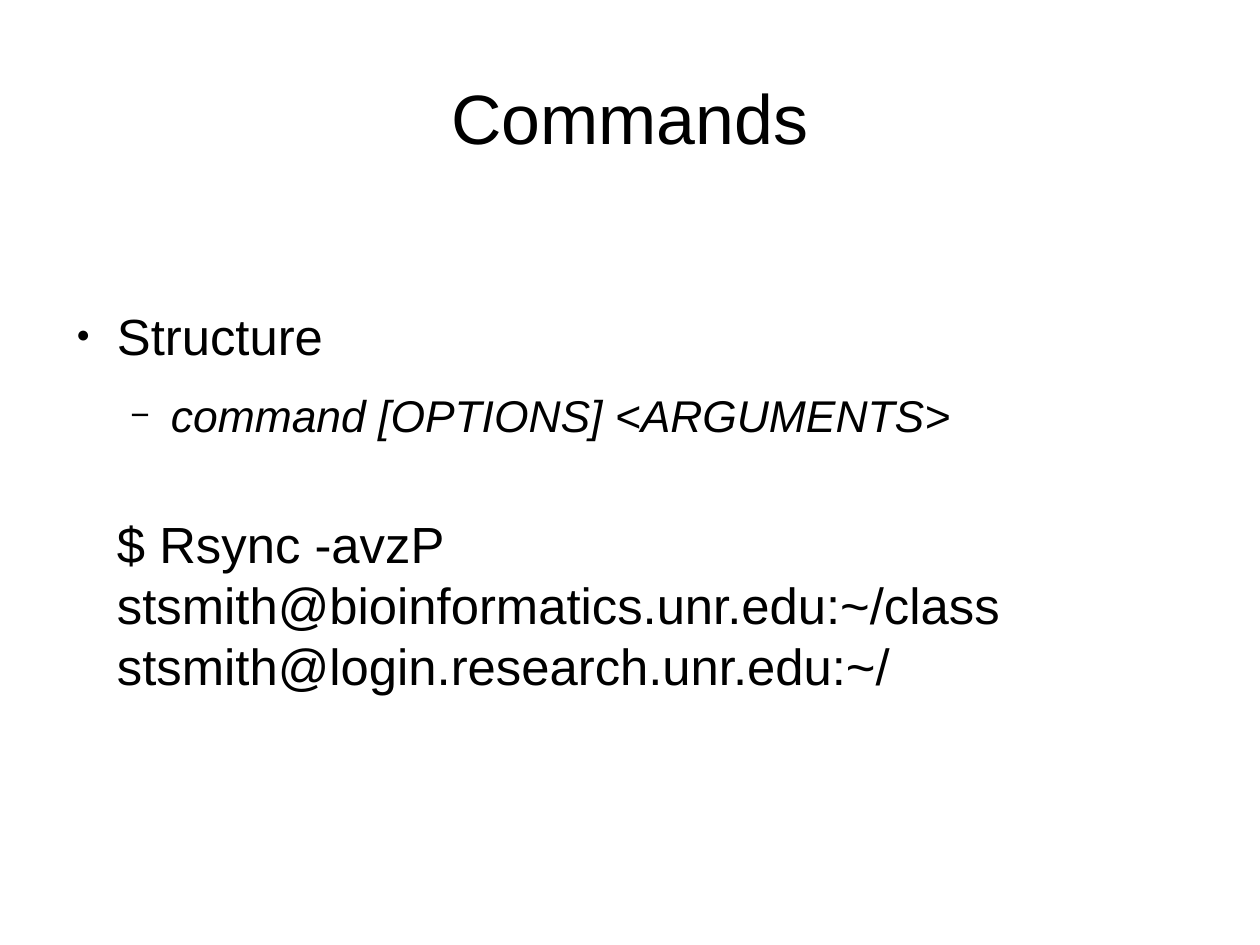
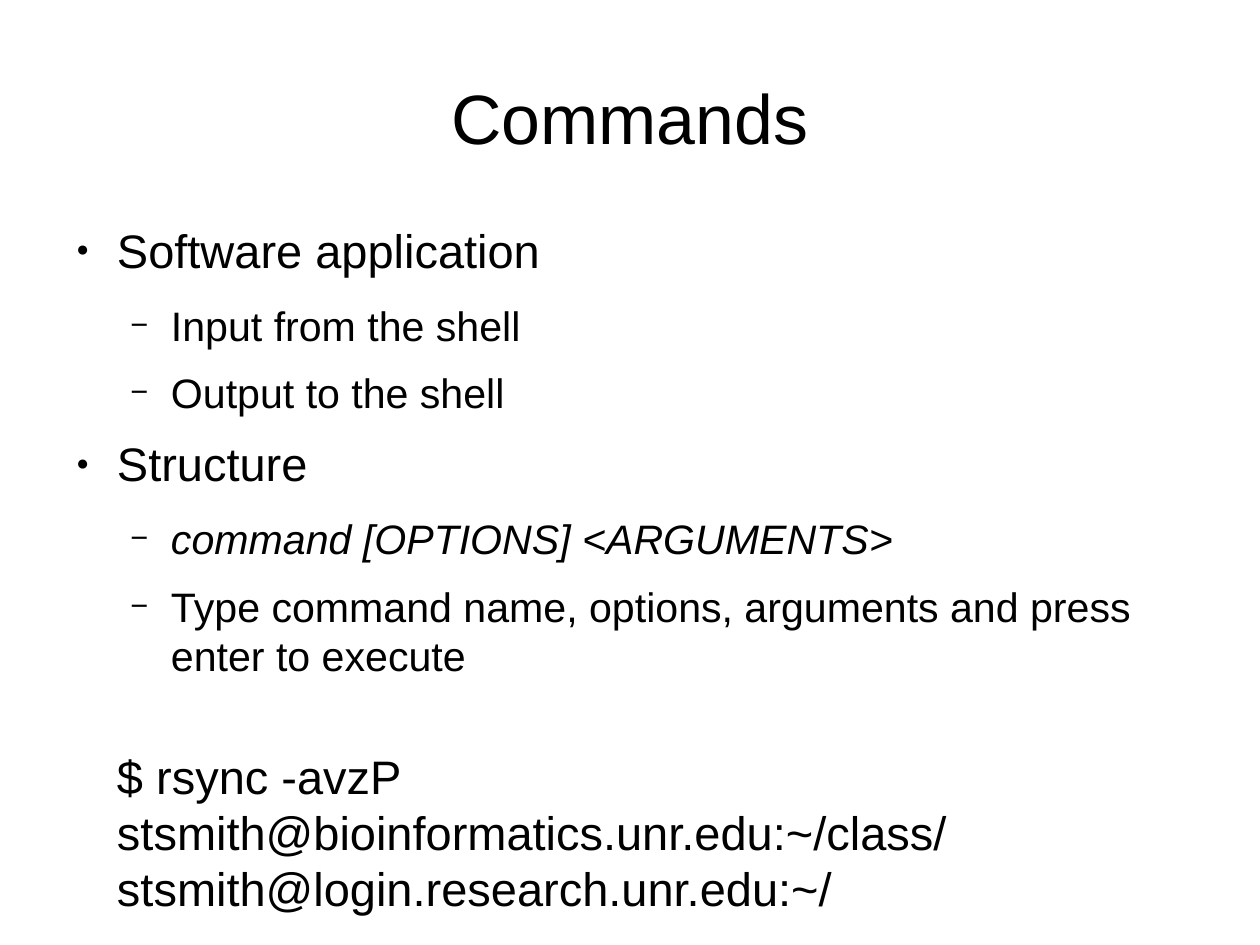
Before and after one commit to UNR-CFB/bch-709-intro-bioinformatics-2015f, a slide deck: slide 16 of day-1/doc/presentation.odp. Drawn at 1260x945 pixels with LibreOffice and Linux fonts; fonts in the diff are those of the drawing. Boxes give left, top, right and bottom in pixels: in the first picture for what was removed or moved away, otherwise in the second. Text is boxed around its words. In the diff, an @@ line names an element or a change of style, - is before the commit and + after.

```diff
--- a/day-1/doc/presentation.odp
+++ b/day-1/doc/presentation.odp
@@ text at (117,234,540,416): paragraphs added @@
+● Software application
+  − Input from the shell
+  − Output to the shell
@@ text at (117,448,893,563): size 32 to 29.6 pt in "Structure"; size 28 to 25.9 pt in "command [OPTIONS] <ARGUMENTS>" @@
@@ text at (117,592,1131,915): text changed; size 32 to 29.6 pt @@
-$ Rsync -avzP stsmith@bioinformatics.unr.edu:~/class stsmith@login.research.unr.edu:~/
+  − Type command name, options, arguments and press enter to execute
+$ rsync -avzP stsmith@bioinformatics.unr.edu:~/class/ stsmith@login.research.unr.edu:~/
```
Also in this commit, not shown: 15 other slides changed, 1 other file.
